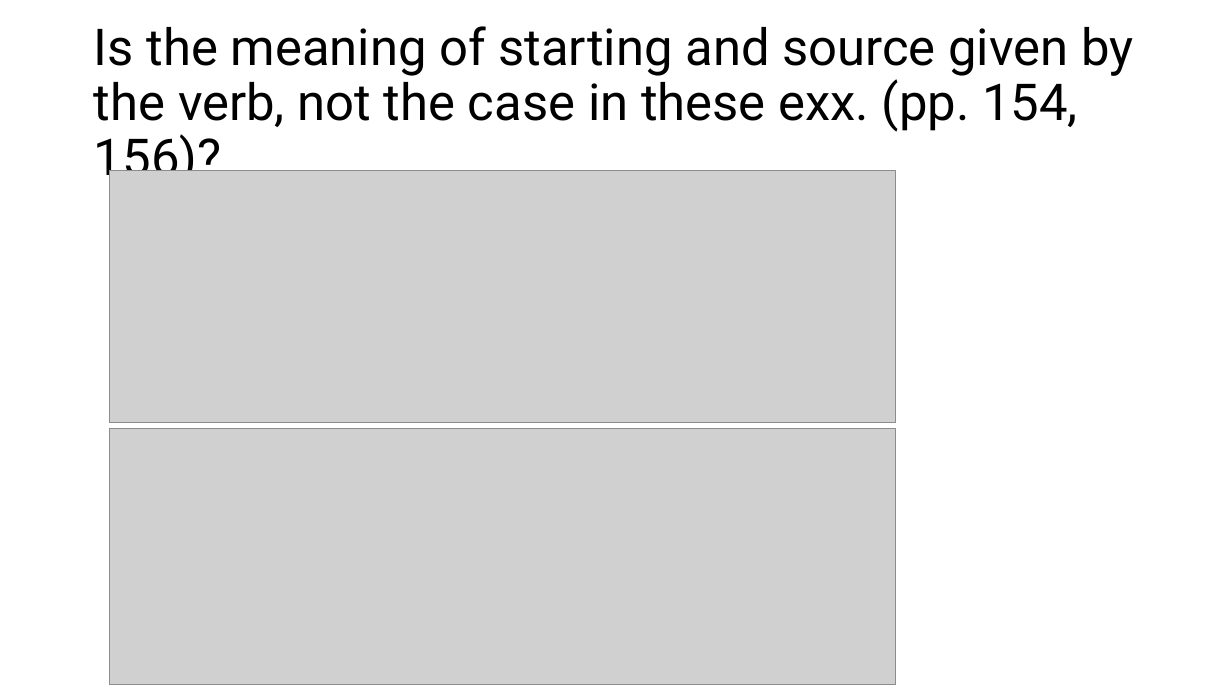
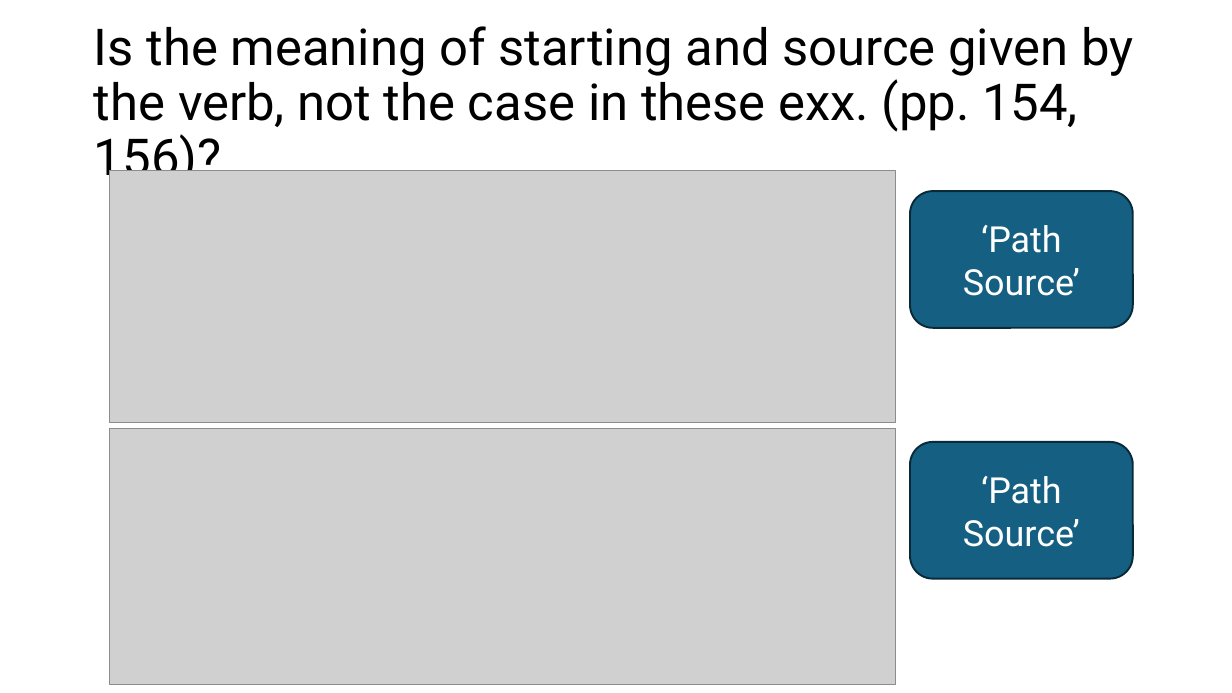
Before and after one commit to lajanda/lajanda.github.io, a slide deck: slide 21 of conference presentations/Defense_Erkkila.pptx. Drawn at 1232x693 pixels with LibreOffice and Linux fonts; fonts in the diff are those of the drawing; grey boxes stand for pictures. Boxes give left, top, right and bottom in pixels: in the first picture for what was removed or moved away, otherwise in the second. Text is boxed around its words. In the diff, an @@ line names an element or a change of style, - is before the commit and + after.

```diff
--- a/conference presentations/Defense_Erkkila.pptx
+++ b/conference presentations/Defense_Erkkila.pptx
@@ rounded rectangle added at (910, 191, 1133, 328), fill #156082, outline #092A39 1.5 pt, 28 pt, text #FFFFFF @@
+‘Path Source’
@@ rounded rectangle added at (910, 442, 1133, 579), fill #156082, outline #092A39 1.5 pt, 28 pt, text #FFFFFF @@
+‘Path Source’
```
Also in this commit, not shown: 5 other slides changed, 1 other file.
